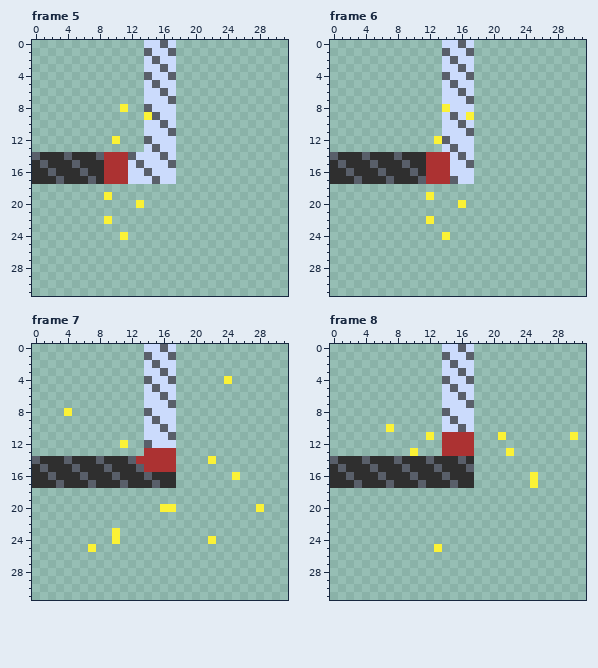
Two versions of one pixel-art file, Document/Fuse/Fusemoto.aseprite. The first picture shows the starting point.
32x32 pixels, 12 frames. Shown: frame 5, frame 6, frame 7, frame 8. The commit also changed other frames, which this record leaves out.
The result:
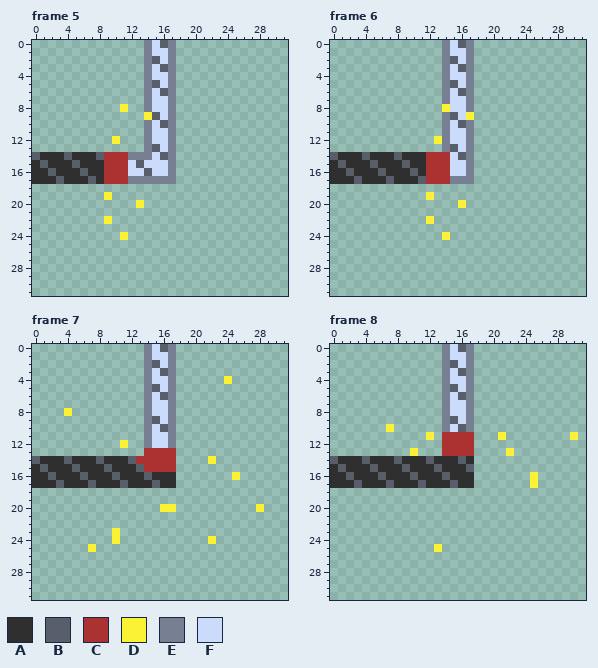
Palette (. is transparent): A #2f2f2f  B #595f6a  C #ac3232  D #fbf236  E #778092  F #cbdbfc
Change:
Frame 5, layer "Layer 1":
The edit turns colour B into colour E in row 1 at x 14 and 17; in row 4 at x 14 and 17; in row 7 at x 17; in row 8 at x 14; in row 11 at x 17; in row 12 at x 14.
The edit turns colour B into colour E in row 14 at x 12; in row 15 at x 17; in row 17 at x 15.
The edit turns colour F into colour E in row 0 at x 14 and 17; in rows 2 to 3 at x 14 and 17; in rows 5 to 6 at x 14 and 17; in row 7 at x 14; in rows 8 to 9 at x 17; in row 10 at x 14 and 17.
The edit turns colour F into colour E in row 11 at x 14; in row 12 at x 17; in row 13 at x 14 and 17; in row 14 at x 13 to 14 and 17; in row 16 at x 17; in row 17 at x 12 to 14 and 16 to 17.
Frame 6, layer "Layer 1":
The edit turns colour B into colour E in row 1 at x 14 and 17; in row 4 at x 14 and 17; in row 7 at x 17; in row 11 at x 17; in row 12 at x 14; in row 15 at x 17.
The edit turns colour B into colour E in row 17 at x 15.
The edit turns colour F into colour E in row 0 at x 14 and 17; in rows 2 to 3 at x 14 and 17; in rows 5 to 6 at x 14 and 17; in row 7 at x 14; in row 8 at x 17; in row 9 at x 14.
The edit turns colour F into colour E in row 10 at x 14 and 17; in row 11 at x 14; in row 12 at x 17; in row 13 at x 14 and 17; in row 14 at x 17; in row 16 at x 17.
The edit turns colour F into colour E in row 17 at x 16 to 17.
Frame 7, layer "Layer 1":
The edit turns colour B into colour E in row 1 at x 14 and 17; in row 4 at x 14 and 17; in row 7 at x 17; in row 8 at x 14; in row 11 at x 17; in row 12 at x 14.
The edit turns colour F into colour E in row 0 at x 14 and 17; in rows 2 to 3 at x 14 and 17; in rows 5 to 6 at x 14 and 17; in row 7 at x 14; in row 8 at x 17; in rows 9 to 10 at x 14 and 17.
The edit turns colour F into colour E in row 11 at x 14; in row 12 at x 17.
Frame 8, layer "Layer 1":
The edit turns colour B into colour E in row 1 at x 14 and 17; in row 4 at x 14 and 17; in row 7 at x 17; in row 8 at x 14.
The edit turns colour F into colour E in row 0 at x 14 and 17; in rows 2 to 3 at x 14 and 17; in rows 5 to 6 at x 14 and 17; in row 7 at x 14; in row 8 at x 17; in rows 9 to 10 at x 14 and 17.
